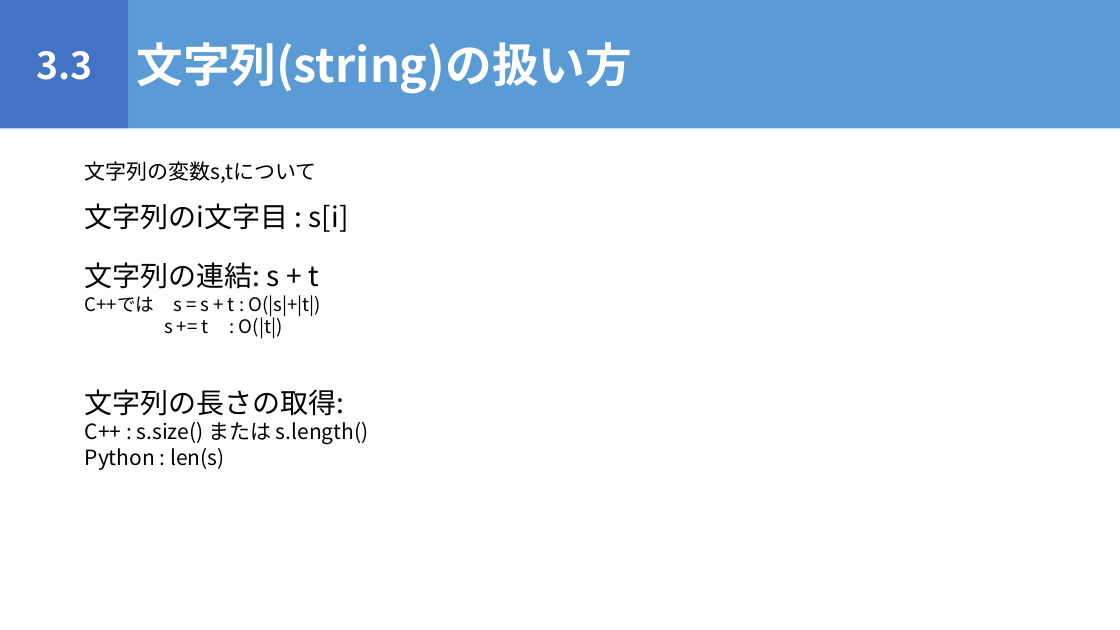
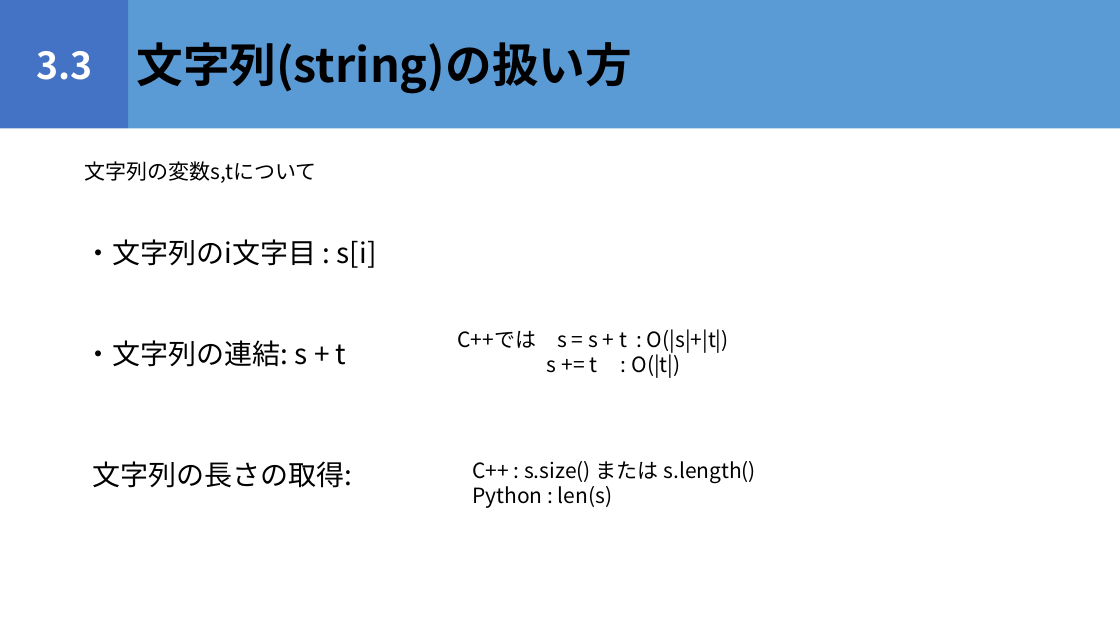
Before and after one commit to igeeeeee/triC_AtCoder_Beginners_Selection, a slide deck: slide 15 of ABS_勉強会.pptx (slide 12 before the commit). Drawn at 1120x630 pixels with LibreOffice and Linux fonts; fonts in the diff are those of the drawing. Boxes give left, top, right and bottom in pixels: in the first picture for what was removed or moved away, otherwise in the second. Text is boxed around its words. In the diff, an @@ line names an element or a change of style, - is before the commit and + after.

```diff
--- a/ABS_勉強会.pptx
+++ b/ABS_勉強会.pptx
@@ rectangle "文字列(string)の扱い方" at [129, 0, 1120, 129]: text colour #FFFFFF to #000000 @@
@@ text at [85, 239, 377, 268]: text changed @@
-文字列のi文字目 : s[i]
+・文字列のi文字目 : s[i]
@@ text added at [458, 329, 729, 377], 18 pt, text #000000 @@
+C++では s = s + t : O(|s|+|t|)
+s += t : O(|t|)
@@ text at [85, 340, 347, 367]: text changed; size 16 to 24 pt @@
-文字列の連結: s + t
-C++では s = s + t : O(|s|+|t|)
-s += t : O(|t|)
+・文字列の連結: s + t
@@ text at [85, 422, 369, 470]: paragraphs removed @@
-C++ : s.size() または s.length()
-Python : len(s)
@@ text "文字列の長さの取得:": place and size @@
-text "文字列の長さの取得:" at [85, 389, 369, 470]
+text "文字列の長さの取得:" at [92, 461, 352, 488]
@@ text added at [472, 461, 756, 508], 18 pt, text #000000 @@
+C++ : s.size() または s.length()
+Python : len(s)
```
Also in this commit, not shown: 6 other slides changed, 12 slides added, 1 slide removed, 1 other file.
